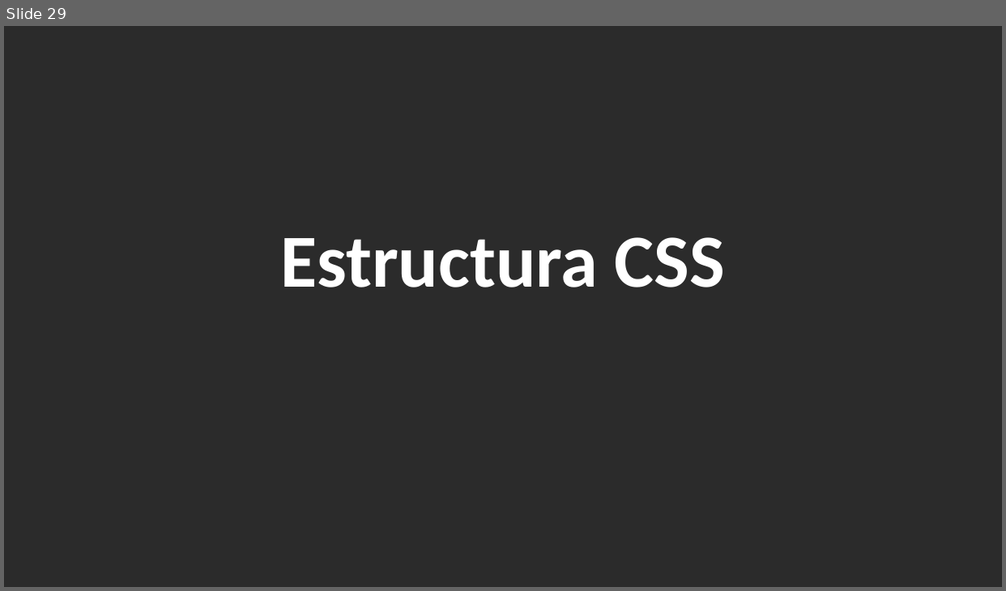
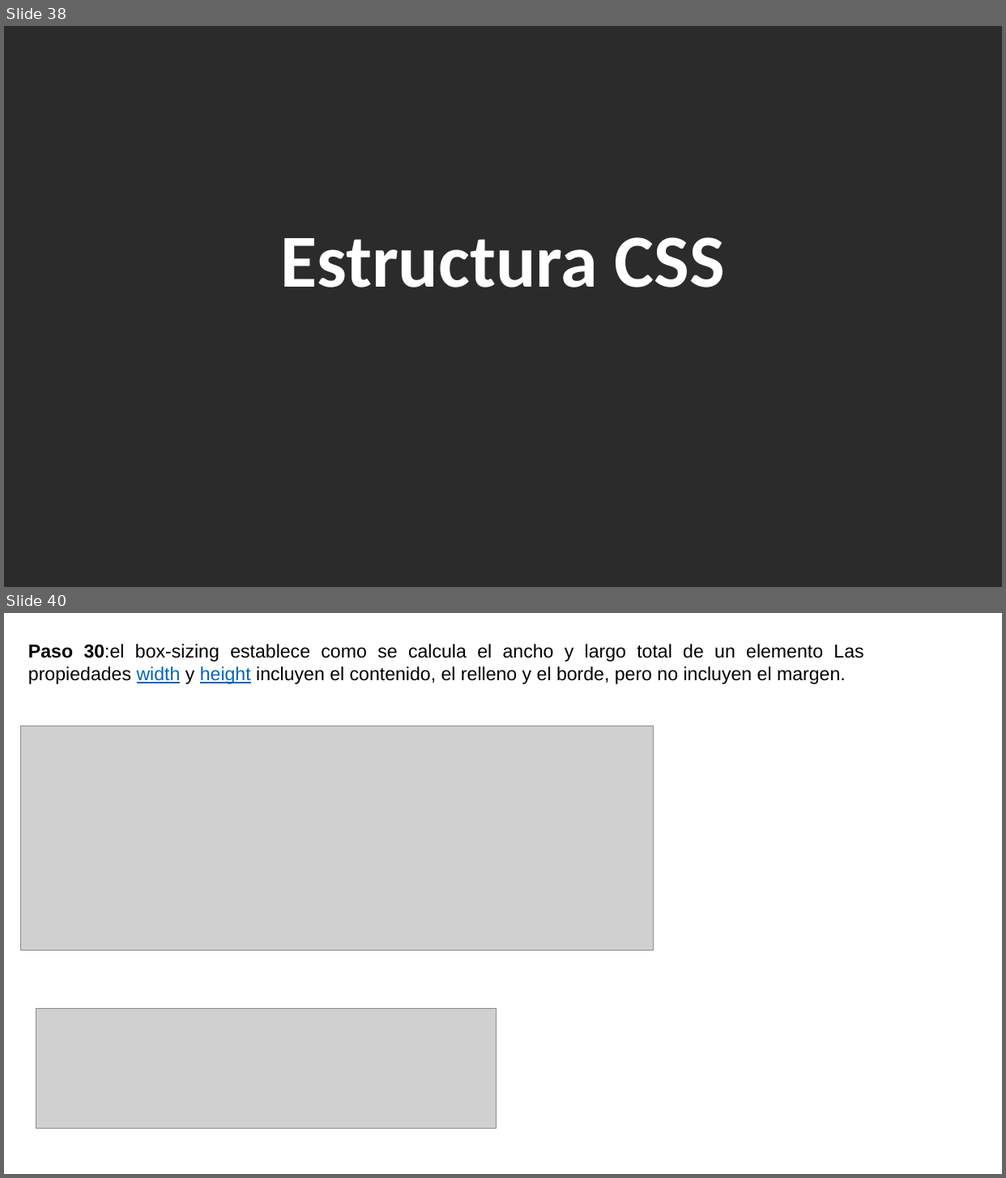
Before and after one commit to ADS02023/eventoDias, a slide deck: DiasEventos.pptx. Shown one above the other, each under a label of ours: slide 29 before the commit, slides 38 and 40 after it; the slides between them are not shown. The pictures are 1006x591 and 1006x1178 pixels, drawn with LibreOffice and Linux fonts; fonts in the diff are those of the drawing; grey boxes stand for pictures; background and template pictures are left out; a plain dark background stands for a picture behind light text. Boxes give left, top, right and bottom in pixels: in the first picture for what was removed or moved away, otherwise in the second. Text is boxed around its words. In the diff, an @@ line names an element or a change of style, - is before the commit and + after.

```diff
--- a/DiasEventos.pptx
+++ b/DiasEventos.pptx
@@ slide 40 added at (4,613,1002,1174), background picture (left out) @@
@@ text added at (28,644,863,684), 18 pt, text #000000 @@
+Paso 30:el box-sizing establece como se calcula el ancho y largo total de un elemento Las propiedades width y height incluyen el contenido, el relleno y el borde, pero no incluyen el margen.
@@ picture added at (20,726,653,951) @@
@@ picture added at (36,1008,496,1128) @@
@@ what was slide 29 is now slide 38 @@
```
Also in this commit, not shown: 16 slides changed, 12 other slides added, 2 slides removed, 4 other files.
